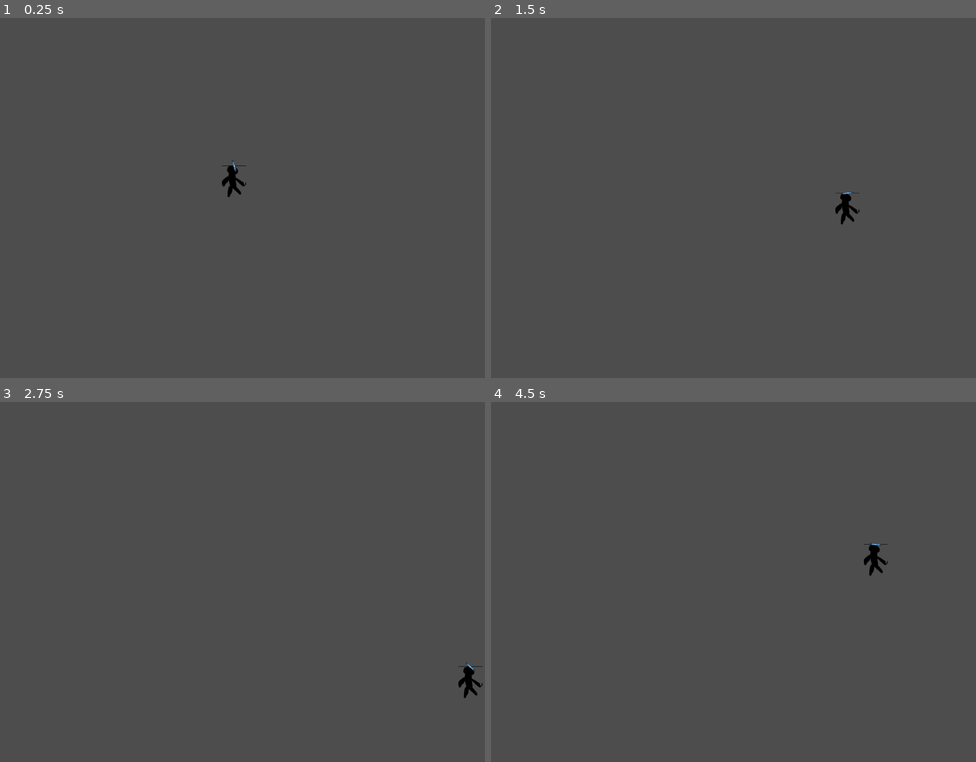
Above: before the commit, frames 1-4 (two rows, left to right).
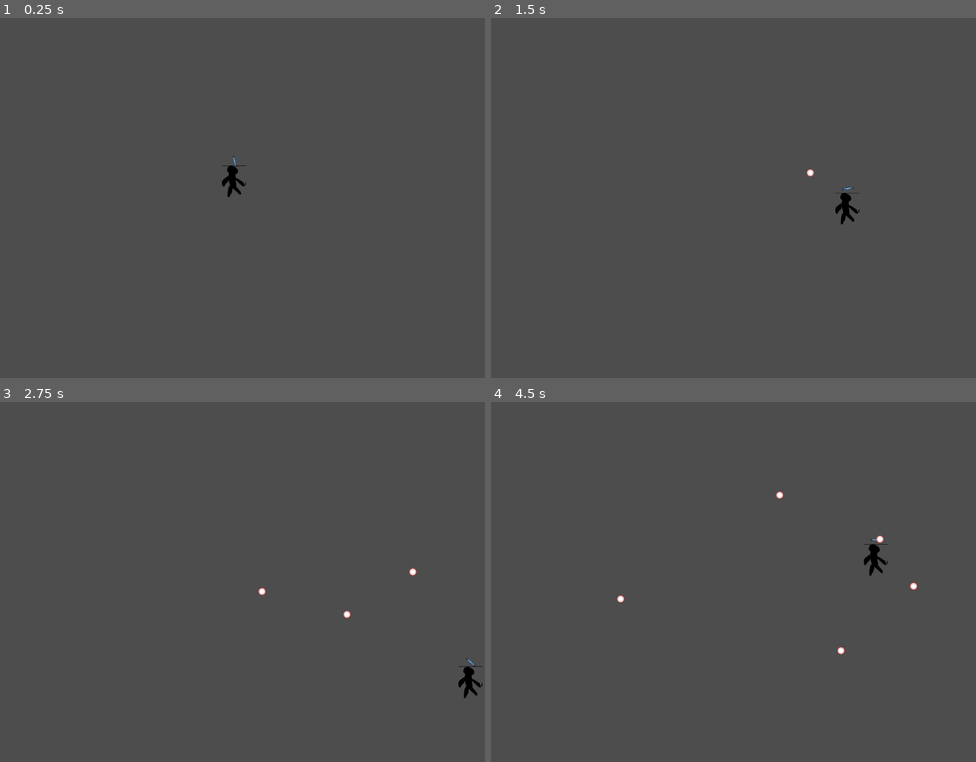
Above: after the commit, the same moments.

Repository: Haaarbo/Ocean-Game-Jam---Bubble
Game: Godot game, scene res://world.tscn
Same seed, same stepped clock (60 frames per second), same inputs: the game is played once before the commit and once after it. The engine's default icon, where the game draws it, is replaced by a stand-in: a white triangle on a blue panel in a dark square.
Inputs (mouse positions are in pixels of both pictures, inside the frame that each line leads up to):
- Up to frame 1 (0.25 s): no input
- Up to frame 2 (1.5 s): tap Enter at 0.5 s; move the mouse to (840, 176) at 0.52 s; hold D (Right) 0.53-1.28 s; click (840, 176) at 0.6 s; move the mouse to (636, 212) at 1.27 s; hold S (Down) from 1.28 s (still down); tap Shift (Shift) at 1.35 s
- Up to frame 3 (2.75 s): click (145, 596) at 1.55 s; move the mouse to (291, 499) at 2.02 s; release S (Down) at 2.03 s; hold D (Right) from 2.03 s (still down); click (291, 499) at 2.1 s
- Up to frame 4 (4.5 s): move the mouse to (709, 654) at 2.77 s; release D (Right) at 2.78 s; hold W (Up) 2.78-3.53 s; click (709, 654) at 2.85 s; move the mouse to (879, 636) at 3.52 s; hold Shift (Shift) 3.53-4.28 s; hold A (Left) from 3.53 s (still down); click (879, 636) at 3.8 s; move the mouse to (588, 524) at 4.27 s; click (588, 524) at 4.35 s

The runs differ from the first frame. In frame 1, less than 0.1% of the frame differs, in the area x 47-49%, y 38-43%; in frame 2, less than 0.1%; in frame 3, 0.1%; in frame 4, 0.2%, in the area x 25-88%, y 24-71%.

Commit message:
Subindo minhas alterações

Diff:
--- a/Player.tscn
+++ b/Player.tscn
@@ -20,4 +20,4 @@
 shape = SubResource("CircleShape2D_b0s3l")
 
 [node name="Shooter" parent="CharacterBody2D" instance=ExtResource("3_s3jqd")]
-position = Vector2(0, -41)
+position = Vector2(1, -53)
--- a/Shooter.tscn
+++ b/Shooter.tscn
@@ -10,3 +10,6 @@
 [node name="Sprite2D" type="Sprite2D" parent="."]
 scale = Vector2(0.240001, 0.249997)
 texture = ExtResource("1_m685e")
+
+[node name="Marker2D" type="Marker2D" parent="."]
+position = Vector2(17, 0)
--- a/bullet.gd
+++ b/bullet.gd
@@ -2,7 +2,14 @@
 
 
 const speed: int = 200
+var _type: int = 1
+
+var type = _type:
+	get:
+		return _type
+	set(val):
+		_type = val
 
 # Called every frame. 'delta' is the elapsed time since the previous frame.
 func _process(delta: float) -> void:
-	position = transform.x * speed * delta
+	position += transform.x * speed * delta
--- a/bullet.tscn
+++ b/bullet.tscn
@@ -1,10 +1,18 @@
-[gd_scene load_steps=3 format=3 uid="uid://dphoo5t87g36n"]
+[gd_scene load_steps=4 format=3 uid="uid://dphoo5t87g36n"]
 
 [ext_resource type="Script" path="res://bullet.gd" id="1_7vt4d"]
 [ext_resource type="Texture2D" uid="uid://bt7csrwa0so50" path="res://addons/BulletUpHell/BulletScene/Sprites/Bullet_3.png" id="1_ua1qy"]
 
+[sub_resource type="CircleShape2D" id="CircleShape2D_2fxmt"]
+radius = 9.0
+
 [node name="Bullet" type="Node2D"]
 script = ExtResource("1_7vt4d")
 
-[node name="Sprite2D" type="Sprite2D" parent="."]
+[node name="Area2D" type="Area2D" parent="."]
+
+[node name="Sprite2D" type="Sprite2D" parent="Area2D"]
 texture = ExtResource("1_ua1qy")
+
+[node name="CollisionShape2D" type="CollisionShape2D" parent="Area2D"]
+shape = SubResource("CircleShape2D_2fxmt")
--- a/shooter.gd
+++ b/shooter.gd
@@ -1,6 +1,16 @@
 extends Node2D
 
+var Bullet = preload("res://bullet.tscn")
+@onready var marker: Marker2D = $Marker2D
 # Called every frame. 'delta' is the elapsed time since the previous frame.
 func _process(delta: float) -> void:
 	look_at(get_global_mouse_position())
 	rotation_degrees = wrap(rotation_degrees,0,360)
+
+	if Input.is_action_just_pressed("Shoot"):
+		var bullet_instance = Bullet.instantiate()
+		get_tree().root.add_child(bullet_instance)
+
+		print(bullet_instance.type)
+		bullet_instance.global_position = marker.global_position
+		bullet_instance.rotation = rotation
Not shown, changed: addons/BulletUpHell/BuHSpawner.gd
